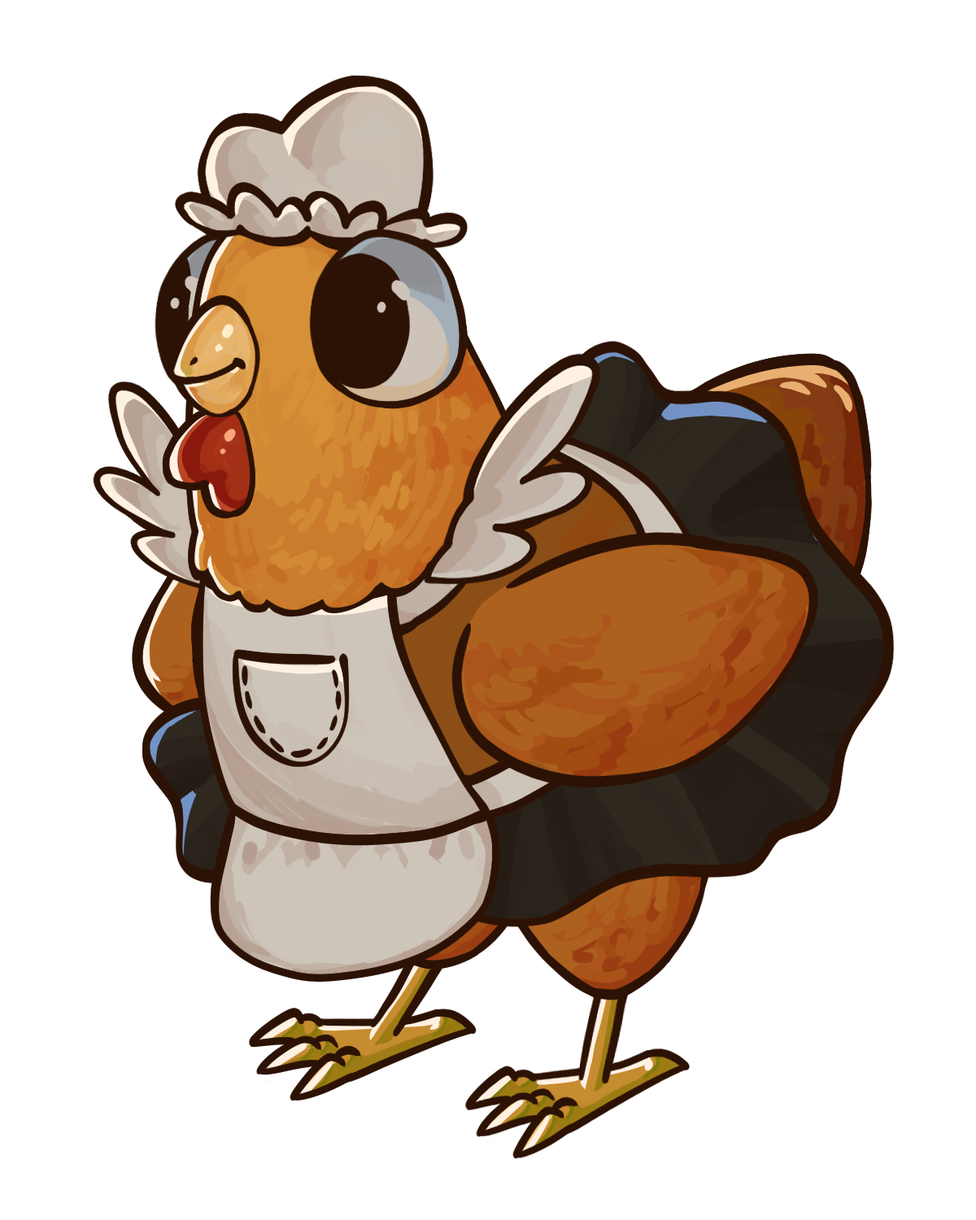
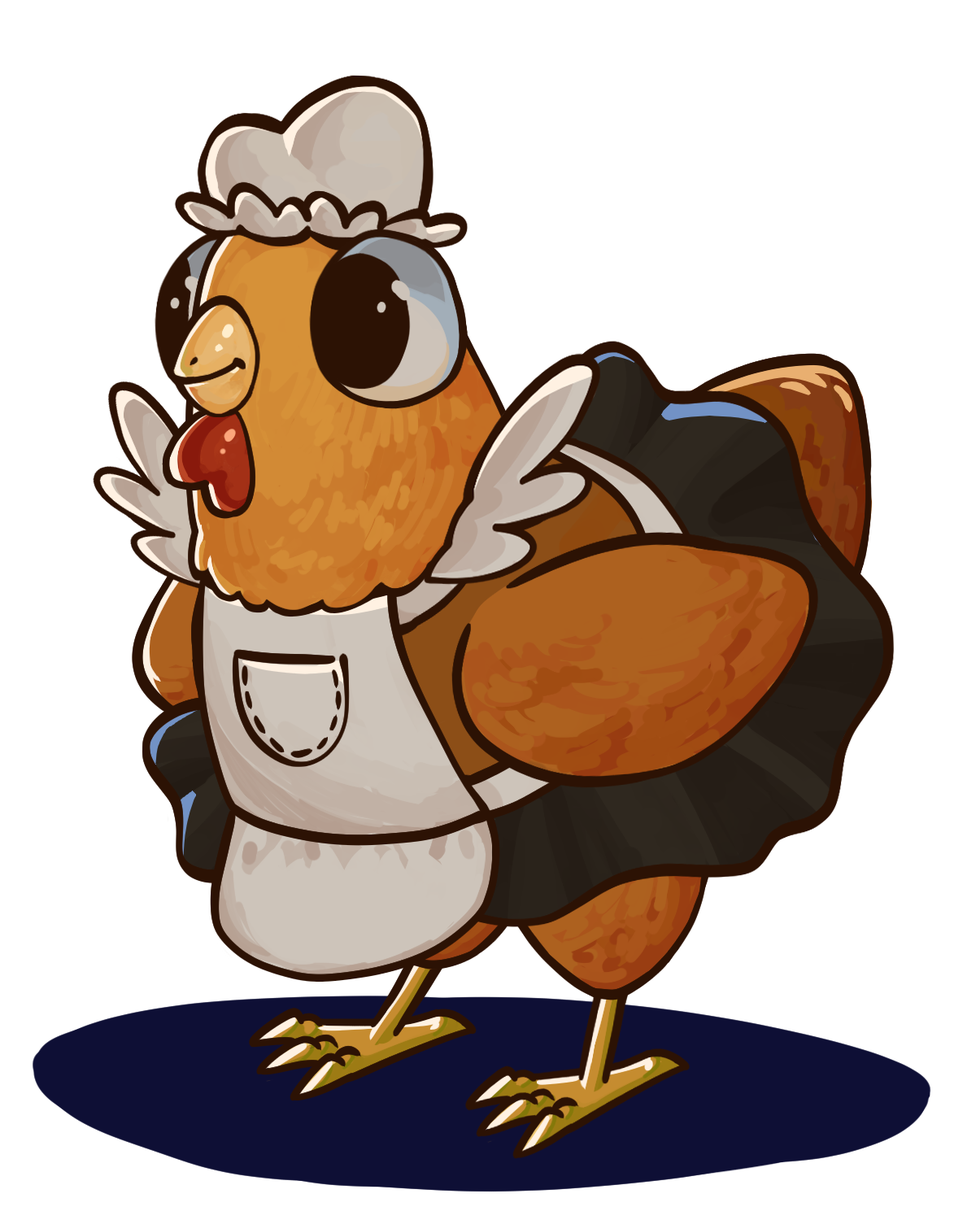
Layers edited between the first and the second (976, 1220) image:
added layer "Layer 29" over (x1=32, y1=995, x2=932, y2=1193)
